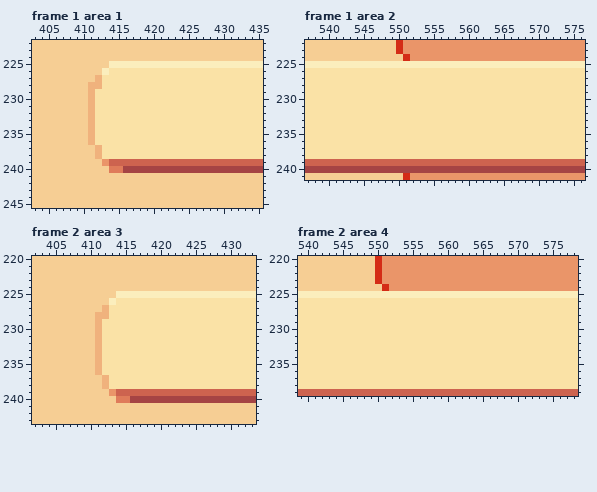
File history of a pixel-art file, AsepriteFiles/UI/UI_Playground.aseprite. This is how it looked before the edit.
640x640 pixels, 18 frames. Colours within 5 levels of each other are drawn and written as one. Shown: frame 1 area 1: x 403..435, y 222..245; frame 1 area 2: x 537..576, y 222..241; frame 2 area 3: x 402..433, y 220..243; frame 2 area 4: x 539..578, y 220..239. The old version is drawn lined up with the new one, on the new canvas. The commit also changed other frames or places, which this record leaves out.
After the commit:
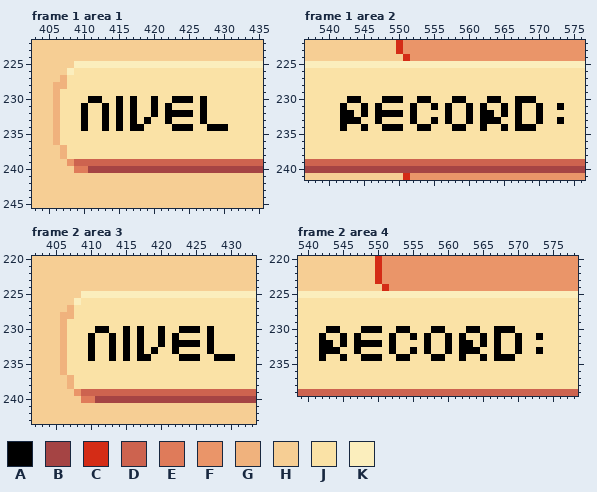
Palette (. is transparent): A #000000  B #a54444  C #d42c16  D #cd634f  E #df7b5a  F #ea9569  G #f0b27d  H #f6ce94  J #fae2a6  K #fbeebd
Difference:
canvas 640x640 -> 900x640
Frame 1 area 1:
Colour A replaces colour G in row 230 at x 411.
Colour A replaces colour H in rows 231 to 234 at x 410.
Colour A replaces colour J in row 230 at x 412, 415, 417, 420, 423 to 425 and 427; in row 231 at x 413, 415, 417, 420, 422 and 427; in row 232 at x 413, 415, 417, 420, 422 to 425 and 427; in row 233 at x 413, 415, 417, 419, 422 and 427; in row 234 at x 413, 415, 417 to 418, 423 to 425 and 428 to 430.
Colour B replaces colour E in row 240 at x 414 to 415.
Colour B replaces colour H in row 240 at x 411 to 413.
Colour D replaces colour F in row 239 at x 413.
Colour D replaces colour H in row 239 at x 409 to 412.
Colour E replaces colour H in row 240 at x 409 to 410.
Colour F replaces colour H in row 239 at x 408.
Colour G replaces colour H in row 227 at x 407; in row 228 at x 406 to 407; in rows 229 to 236 at x 406; in rows 237 to 238 at x 407.
Colour J replaces colour G in row 227 at x 412; in row 228 at x 411 to 412; in row 229 at x 411; in rows 231 to 236 at x 411; in rows 237 to 238 at x 412.
Colour J replaces colour H in row 226 at x 409 to 412; in row 227 at x 408 to 411; in row 228 at x 408 to 410; in rows 229 to 230 at x 407 to 410; in rows 231 to 234 at x 407 to 409; in rows 235 to 236 at x 407 to 410.
Colour J replaces colour H in rows 237 to 238 at x 408 to 411.
Colour J replaces colour K in row 226 at x 413.
Colour K replaces colour H in row 225 at x 409 to 413; in row 226 at x 408.
Frame 1 area 2:
Colour A replaces colour J in row 230 at x 543 to 544, 548 to 550, 553 to 554, 558 to 559, 563 to 564 and 567 to 569; in row 231 at x 542, 545, 547, 552, 555, 557, 560, 562, 565, 567, 570 and 573; in row 232 at x 542 to 543, 545, 547 to 550, 552, 557, 560, 562 to 563, 565, 567 and 570; in row 233 at x 542 to 544, 547, 552, 555, 557, 560, 562 to 564, 567, 570 and 573; in row 234 at x 542, 545, 548 to 550, 553 to 554, 558 to 559, 562, 565 and 567 to 569.
Frame 2 area 3: the same change as frame 1 area 1
Frame 2 area 4: the same change as frame 1 area 2
Pixel boxes of the changes (left, top, right, bottom) in both pictures:
changed: (53, 61, 228, 173)
changed: (340, 96, 564, 131)
changed: (60, 291, 235, 403)
changed: (319, 326, 543, 361)
